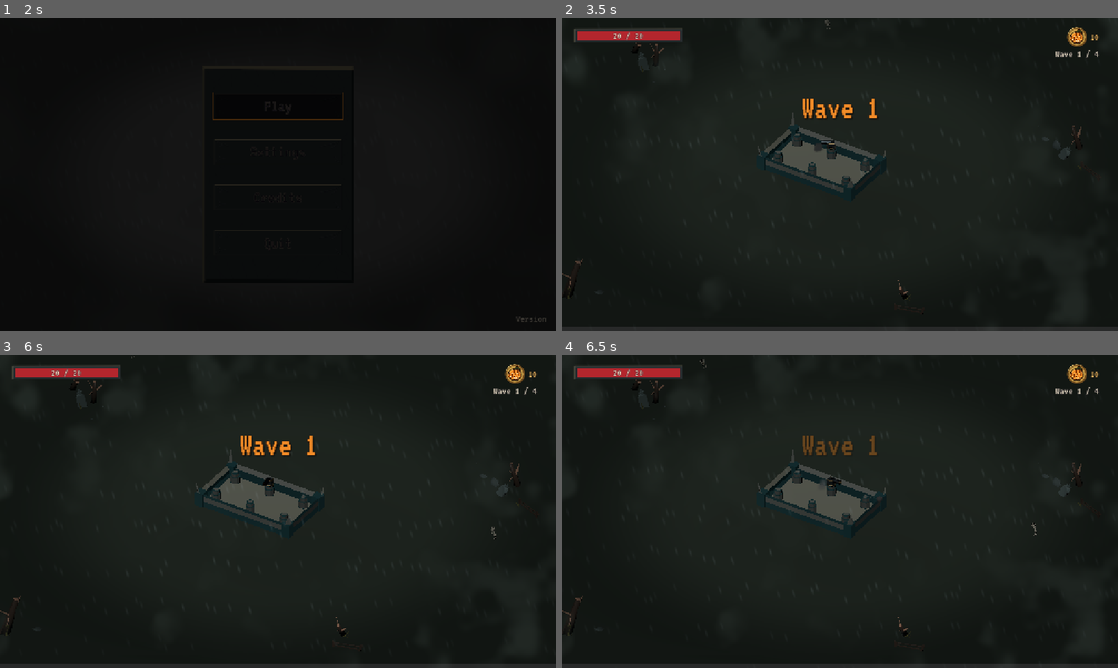
Above: before the commit, frames 1-4 (two rows, left to right).
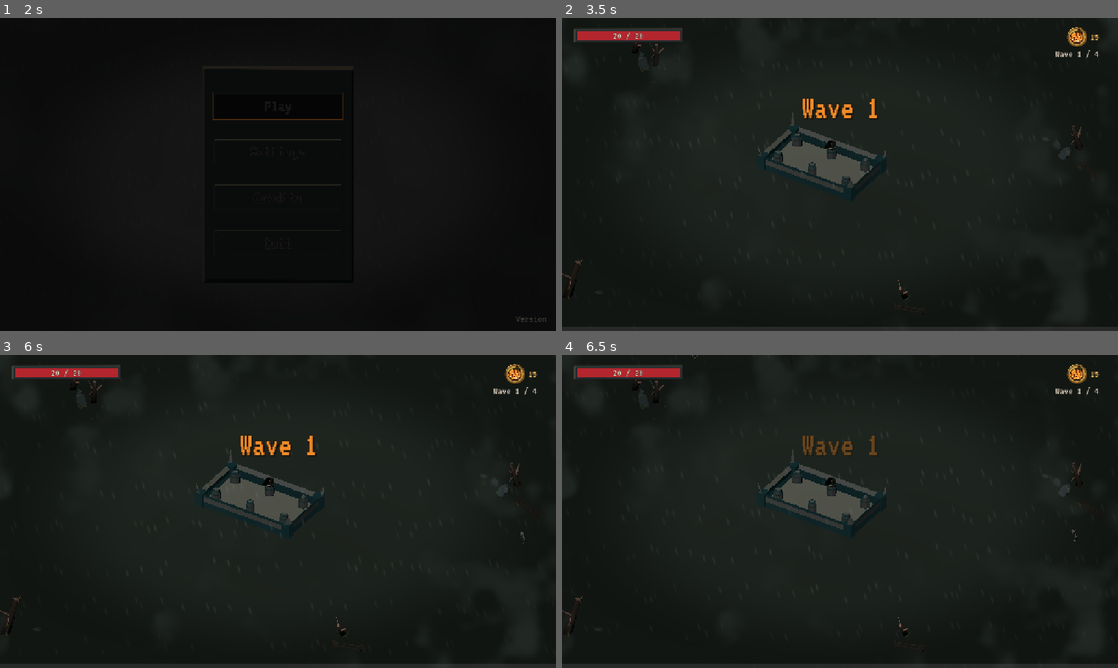
Above: after the commit, the same moments.

Repository: JeremyMarkWilcox/Tower-Defense
Game: Godot game, scene res://core/ui/boot.tscn
Same seed, same stepped clock (60 frames per second), same inputs: the game is played once before the commit and once after it. Sound files missing from this copy of the repository are replaced by a short silence.
Inputs (mouse positions are in pixels of both pictures, inside the frame that each line leads up to):
- Up to frame 1 (2 s): tap Enter at 0.5 s; move the mouse to (400, 158) at 0.52 s; hold Right (ui_right) 0.53-1.28 s; hold Space (thread_cut) 0.53-1.28 s; click (400, 158) at 0.67 s; move the mouse to (166, 190) at 1.27 s; hold Down (ui_down) from 1.28 s (still down); tap E (thread_next) at 1.35 s
- Up to frame 2 (3.5 s): move the mouse to (895, 105) at 2.02 s; release Down (ui_down) at 2.03 s; hold Right (ui_right) 2.03-2.78 s; hold Q (thread_prev) 2.03-2.78 s; tap Space (thread_cut) at 2.75 s; move the mouse to (812, 237) at 2.77 s; hold Up (ui_up) from 2.78 s (still down); tap R at 2.85 s; click (812, 237) at 2.92 s
- Up to frame 3 (6 s): tap Enter at 3.5 s; move the mouse to (444, 558) at 3.52 s; release Up (ui_up) at 3.53 s; hold Left (ui_left) 3.53-4.25 s; tap K at 3.6 s; tap Escape (pause) at 4.15 s; click "Restart" at 4.25 s; move the mouse to (111, 464) at 5.02 s; hold Left (ui_left) 5.03-5.78 s; tap Space (thread_cut) at 5.1 s; move the mouse to (305, 511) at 5.77 s; hold Down (ui_down) from 5.78 s (still down); hold E (thread_next) from 5.78 s (still down); click (305, 511) at 5.92 s
- Up to frame 4 (6.5 s): keep holding Down (ui_down); keep holding E (thread_next)

Frame 1 is identical in both runs. In frame 2, less than 0.1% of the frame differs, in the area x 45-97%, y 0-43%; in frame 3, less than 0.1%; in frame 4, 0.1%, in the area x 23-97%, y 0-60%.

Commit message:
Balanced gameplay, fixed the hint cards

Diff:
--- a/game/data/enemies/base_enemy/base_enemy.gd
+++ b/game/data/enemies/base_enemy/base_enemy.gd
@@ -185,7 +185,7 @@
 func _attack(delta: float) -> void:
 	if data.stronghold_damage <= 0:
 		return  # e.g. cultists: they hold position and channel instead
-		_attack_cooldown -= delta * speed_multiplier
+	_attack_cooldown -= delta * speed_multiplier
 	if _attack_cooldown <= 0.0:
 		_attack_cooldown += data.attack_interval
 		attacked.emit(self, roundi(data.stronghold_damage * damage_multiplier))
--- a/game/data/enemies/unique_enemies/cultist.tres
+++ b/game/data/enemies/unique_enemies/cultist.tres
@@ -7,10 +7,10 @@
 script = ExtResource("1_uele5")
 display_name = "Cultist"
 scene = ExtResource("1_6guiu")
-move_speed = 5.0
+max_health = 12
 stronghold_damage = 0
 attack_range = 6.0
-bounty = 2
+bounty = 4
 thread_color = Color(0.44685185, 0.00013880909, 0.44684857, 1)
 can_be_warded = false
 metadata/_custom_type_script = "uid://dynep1f7hnh6a"
--- a/game/data/enemies/unique_enemies/greater_demon.tres
+++ b/game/data/enemies/unique_enemies/greater_demon.tres
@@ -7,9 +7,10 @@
 script = ExtResource("2_5ai4t")
 display_name = "Great Demon"
 scene = ExtResource("1_npnuq")
-move_speed = 0.5
-max_health = 300
+move_speed = 0.7999999999999999
+max_health = 500
 stronghold_damage = 50
+attack_range = 5.1
 bounty = 100
 thread_color = Color(0.4180398, 8.8440254e-07, 1.92523e-07, 1)
 is_boss = true
--- a/game/data/enemies/unique_enemies/lesser_demon.tres
+++ b/game/data/enemies/unique_enemies/lesser_demon.tres
@@ -7,7 +7,10 @@
 script = ExtResource("1_64laa")
 display_name = "Lesser Demon"
 scene = ExtResource("1_igt8g")
-move_speed = 3.0
+max_health = 200
+stronghold_damage = 3
+attack_range = 5.0
+bounty = 50
 thread_color = Color(0.6313726, 0.2509804, 0.14117648, 1)
 burn_immune = true
 metadata/_custom_type_script = "uid://dynep1f7hnh6a"
--- a/game/data/enemies/unique_enemies/skeleton.tres
+++ b/game/data/enemies/unique_enemies/skeleton.tres
@@ -7,8 +7,8 @@
 script = ExtResource("1_8sqps")
 display_name = "Skeleton"
 scene = ExtResource("1_tdmgd")
-move_speed = 5.0
-max_health = 5
+move_speed = 2.5
+max_health = 6
 attack_range = 7.0
 attack_interval = 2.0
 thread_color = Color(1, 1, 0.67058825, 1)
--- a/game/data/enemies/unique_enemies/zombie.tres
+++ b/game/data/enemies/unique_enemies/zombie.tres
@@ -7,9 +7,10 @@
 script = ExtResource("1_yf7cv")
 display_name = "Zombie"
 scene = ExtResource("1_ce4wo")
-move_speed = 8.0
+move_speed = 1.2000000000000002
+max_health = 25
 stronghold_damage = 2
 attack_range = 6.5
-bounty = 2
+bounty = 3
 thread_color = Color(0, 0.55359787, 5.7756904e-07, 1)
 metadata/_custom_type_script = "uid://dynep1f7hnh6a"
--- a/game/data/threads/lulls/lull_waves/wave_four.tres
+++ b/game/data/threads/lulls/lull_waves/wave_four.tres
@@ -9,4 +9,5 @@
 script = ExtResource("1_pqqrg")
 threads = Array[ExtResource("2_yjlte")]([ExtResource("3_2aj01"), ExtResource("3_2aj01"), ExtResource("4_yxjnl")])
 duration = 20.0
+cut_cooldown = 1.0
 metadata/_custom_type_script = "uid://dtlm87vw6n02f"
--- a/game/data/threads/lulls/lull_waves/wave_one.tres
+++ b/game/data/threads/lulls/lull_waves/wave_one.tres
@@ -8,4 +8,5 @@
 [resource]
 script = ExtResource("1_jxstq")
 threads = Array[ExtResource("2_vddcj")]([ExtResource("3_tiinq"), ExtResource("3_tiinq"), ExtResource("5_dmuyw")])
+cut_cooldown = 1.0
 metadata/_custom_type_script = "uid://dtlm87vw6n02f"
--- a/game/data/threads/lulls/lull_waves/wave_three.tres
+++ b/game/data/threads/lulls/lull_waves/wave_three.tres
@@ -11,5 +11,6 @@
 [resource]
 script = ExtResource("1_imwin")
 threads = Array[ExtResource("2_7cju1")]([ExtResource("3_fm3ci"), ExtResource("4_yxm5r"), ExtResource("5_oa5wq"), ExtResource("6_6fmjm"), ExtResource("7_6og7x"), ExtResource("7_6og7x")])
+cut_cooldown = 1.0
 spin_speed = 20.0
 metadata/_custom_type_script = "uid://dtlm87vw6n02f"
--- a/game/data/threads/lulls/lull_waves/wave_two.tres
+++ b/game/data/threads/lulls/lull_waves/wave_two.tres
@@ -11,5 +11,6 @@
 script = ExtResource("1_4dwjm")
 threads = Array[ExtResource("2_gkk86")]([ExtResource("3_sj65h"), ExtResource("4_w6d3p"), ExtResource("5_00ugq"), ExtResource("6_1hhtr")])
 duration = 12.0
+cut_cooldown = 1.0
 spin_speed = 12.0
 metadata/_custom_type_script = "uid://dtlm87vw6n02f"
--- a/game/data/towers/towers/tower_data.tres
+++ b/game/data/towers/towers/tower_data.tres
@@ -32,6 +32,8 @@
 cannon_shoot = ExtResource("13_ec85p")
 ice_shoot = ExtResource("4_ldq5b")
 fire_shoot = ExtResource("2_r20n7")
-slow_duration = Array[float]([3.0, 5.0])
+burn_tick_damage = Array[float]([1.5, 2.5])
+burst_gap = 0.25
+slow_duration = Array[float]([2.5, 0.5])
 slow_amount = Array[float]([0.5, 0.75])
 metadata/_custom_type_script = "uid://dxhmx4118pfd3"
--- a/game/data/towers/towers/towerdata.gd
+++ b/game/data/towers/towers/towerdata.gd
@@ -35,27 +35,27 @@
 # One row per type; one entry per level on that path.
 var costData: Array[Array] = [
 	[10],      # Cannon: build
-	[20, 40],  # Fire: Cannon -> Fire 1, Fire 1 -> Fire 2
-	[20, 40],  # Ice:  Cannon -> Ice 1,  Ice 1 -> Ice 2
+	[20, 50],  # Fire: Cannon -> Fire 1, Fire 1 -> Fire 2
+	[20, 50],  # Ice:  Cannon -> Ice 1,  Ice 1 -> Ice 2
 ]
 
 var damageData: Array[Array] = [
-	[4],
-	[2, 4],
-	[8, 16],
+	[2],
+	[4, 5],
+	[2, 3],
 ]
 
 ## Seconds between shots (lower = faster).
 var fireRateData: Array[Array] = [
 	[0.8],
-	[0.6, 0.5],
+	[0.6, 0.9],
 	[1.0, 1.2],
 ]
 
 var bulletSpeedData: Array[Array] = [
 	[20],
-	[20, 40],
-	[20, 40],
+	[25, 35],
+	[15, 15],
 ]
 
 
--- a/game/game/game.tscn
+++ b/game/game/game.tscn
@@ -155,9 +155,11 @@
 stronghold = NodePath("../../World/Environment/Stronghold")
 spawn_radius = 32.0
 camera = NodePath("../../World/CameraLighting/Camera3D")
+time_between_waves = 3.0
 
 [node name="GoldManager" type="Node" parent="Managers" unique_id=900479467]
 script = ExtResource("8_vsp63")
+starting_gold = 15
 
 [node name="HintManager" type="Node" parent="Managers" unique_id=2032372107 node_paths=PackedStringArray("wave_manager", "hint_card")]
 script = ExtResource("19_jhnov")
--- a/game/managers/hint_manager.gd
+++ b/game/managers/hint_manager.gd
@@ -19,19 +19,19 @@
 	# Deferred so the threads are laid out behind the card when it appears.
 	if _has_boss(lull):
 		_show_once.call_deferred(&"boss", "Something is coming",
-				"Its thread [b]can't be cut[/b].\nClear the others while you can.")
+				"\n\tIts thread [b]can't be cut[/b].\n\n\tClear the others while you can.")
 	elif lull.spin_speed != 0.0 and _seen.has(&"threads"):
 		_show_once.call_deferred(&"spin", "Turning Threads",
-				"In some levels threads circle the Stronghold.\nWhen a thread is cut an enemy group appears [b]where its thread points.[/b] So like before you want to spread the groups out, but also try to cut when the thread faces your towers.\n\n[b]Double Duty Time![/b]" )
+				"\n\tSometimes threads will circle the Stronghold.\n\n\tWhen a thread is cut an enemy group appears [b]where its thread points.\n\n\t[/b] Like beforehand, you want to spread the groups out, while also trying to face your towers.\n\n\n\t[b]Double Duty Time![/b]" )
 	else:
 		_show_once.call_deferred(&"threads", "Signal Threads",
-				"Each thread holds enemies in the dark.\n[b]Click[/b] one to release its group now.\nWhen the timer runs out, [b]every uncut thread swarms at once.[/b]")
+				"\n\tEach thread holds enemies in the dark.\n\n\t[b]Click[/b] one to release its group now.\n\n\tWhen the timer runs out, [b]every uncut thread swarms at once.[/b]\n\n\t[i]There is a 1 second cooldown between each thread cut.[/i]")
 
 
 ## Called by WardAura through the "hint_listeners" group.
 func on_ward_activated() -> void:
 	_show_once.call_deferred(&"cultist", "Cultist",
-			"Enemies inside its circle take [b]half damage[/b].\nKill it first.")
+			"\n\tEnemies inside its circle take [b]half damage[/b].\n\n\tKill it first, if possible.")
 
 
 func _show_once(id: StringName, title: String, body: String) -> void:
--- a/game/ui/hints/HintCard.tscn
+++ b/game/ui/hints/HintCard.tscn
@@ -11,10 +11,10 @@
 grow_horizontal = 2
 grow_vertical = 2
 script = ExtResource("1_sgxwx")
-title_label = NodePath("Panel/VBoxContainer/TitleLabel")
-body_label = NodePath("Panel/VBoxContainer/BodyLabel")
-got_it_button = NodePath("Panel/VBoxContainer/GotItButton")
-first_focus = NodePath("Panel/VBoxContainer/GotItButton")
+title_label = NodePath("BackgroundPanel/MarginContainer/VBoxContainer/TitleLabel")
+body_label = NodePath("BackgroundPanel/MarginContainer/VBoxContainer/BodyLabel")
+got_it_button = NodePath("BackgroundPanel/MarginContainer/VBoxContainer/GotItButton")
+first_focus = NodePath("BackgroundPanel/MarginContainer/VBoxContainer/GotItButton")
 pauses_game = true
 
 [node name="Dim" type="ColorRect" parent="." unique_id=404154024]
@@ -26,7 +26,8 @@
 grow_vertical = 2
 color = Color(0.105882354, 0.08627451, 0.13333334, 0.54901963)
 
-[node name="Panel" type="Panel" parent="." unique_id=1920192939]
+[node name="BackgroundPanel" type="PanelContainer" parent="." unique_id=1185063291]
+custom_minimum_size = Vector2(480, 0)
 layout_mode = 1
 anchors_preset = 5
 anchor_left = 0.5
@@ -38,23 +39,25 @@
 grow_horizontal = 2
 mouse_filter = 2
 
-[node name="VBoxContainer" type="VBoxContainer" parent="Panel" unique_id=1070295227]
-layout_mode = 1
-anchors_preset = 15
-anchor_right = 1.0
-anchor_bottom = 1.0
-grow_horizontal = 2
-grow_vertical = 2
+[node name="MarginContainer" type="MarginContainer" parent="BackgroundPanel" unique_id=1922649641]
+layout_mode = 2
+theme_override_constants/margin_left = 24
+theme_override_constants/margin_top = 24
+theme_override_constants/margin_right = 24
+theme_override_constants/margin_bottom = 24
+
+[node name="VBoxContainer" type="VBoxContainer" parent="BackgroundPanel/MarginContainer" unique_id=1070295227]
+layout_mode = 2
 mouse_filter = 2
 
-[node name="TitleLabel" type="Label" parent="Panel/VBoxContainer" unique_id=2108423556]
+[node name="TitleLabel" type="Label" parent="BackgroundPanel/MarginContainer/VBoxContainer" unique_id=2108423556]
 layout_mode = 2
 theme = ExtResource("2_kqm8t")
-theme_type_variation = &"TitleLabel"
+theme_type_variation = &"HeaderLabel"
 text = "Title"
 horizontal_alignment = 1
 
-[node name="BodyLabel" type="RichTextLabel" parent="Panel/VBoxContainer" unique_id=422293954]
+[node name="BodyLabel" type="RichTextLabel" parent="BackgroundPanel/MarginContainer/VBoxContainer" unique_id=422293954]
 custom_minimum_size = Vector2(300, 0)
 layout_mode = 2
 size_flags_horizontal = 4
@@ -65,14 +68,16 @@
 "
 fit_content = true
 
-[node name="Spacer" type="Label" parent="Panel/VBoxContainer" unique_id=1317628250]
+[node name="SpacerLarger" type="Control" parent="BackgroundPanel/MarginContainer/VBoxContainer" unique_id=1715214851]
+custom_minimum_size = Vector2(0, 24)
 layout_mode = 2
-theme = ExtResource("2_kqm8t")
-theme_type_variation = &"TitleLabel"
-horizontal_alignment = 1
 
-[node name="GotItButton" type="Button" parent="Panel/VBoxContainer" unique_id=1248025923]
+[node name="GotItButton" type="Button" parent="BackgroundPanel/MarginContainer/VBoxContainer" unique_id=1248025923]
 layout_mode = 2
 size_flags_horizontal = 4
-size_flags_vertical = 4
+size_flags_vertical = 10
 text = "Got it..."
+
+[node name="SpacerSmaller" type="Control" parent="BackgroundPanel/MarginContainer/VBoxContainer" unique_id=1059448756]
+custom_minimum_size = Vector2(0, 6)
+layout_mode = 2
--- a/game/ui/screens/run_end_screen.tscn
+++ b/game/ui/screens/run_end_screen.tscn
@@ -11,4 +11,7 @@
 lose_heading = "Game Over"
 lose_stinger = null
 lose_music = null
+win_color = Color(0.9490196, 0.54901963, 0.15686275, 1)
+lose_color = Color(0.7019608, 0.14901961, 0.18039216, 1)
+pauses_game = true
 focus_chain = []
